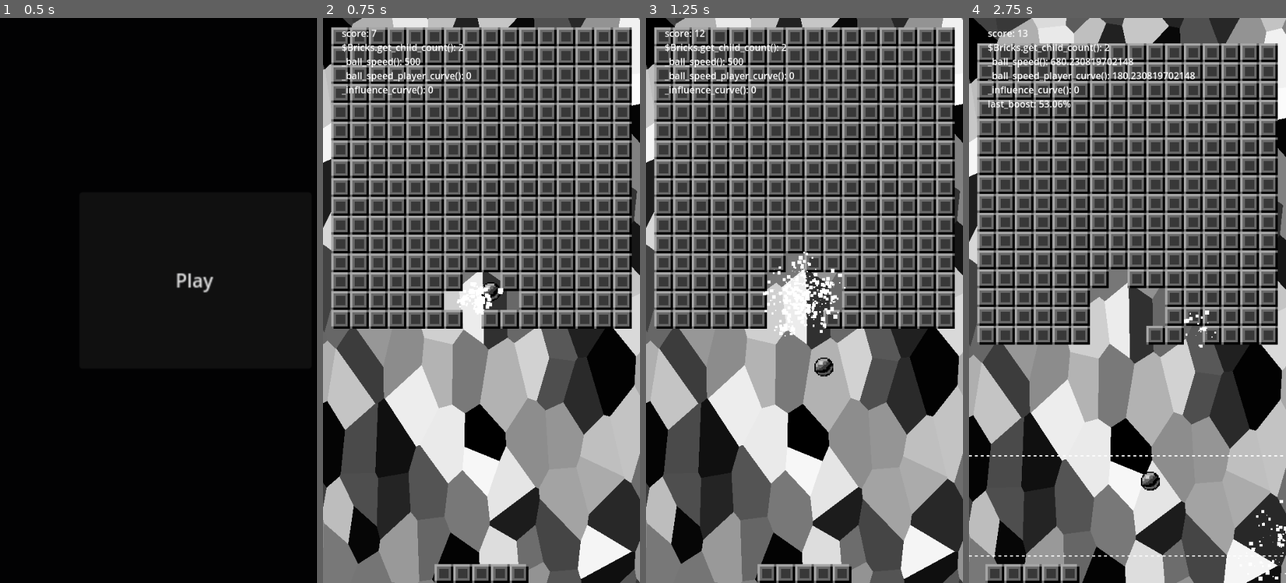
Above: before the commit, frames 1-4 (left to right).
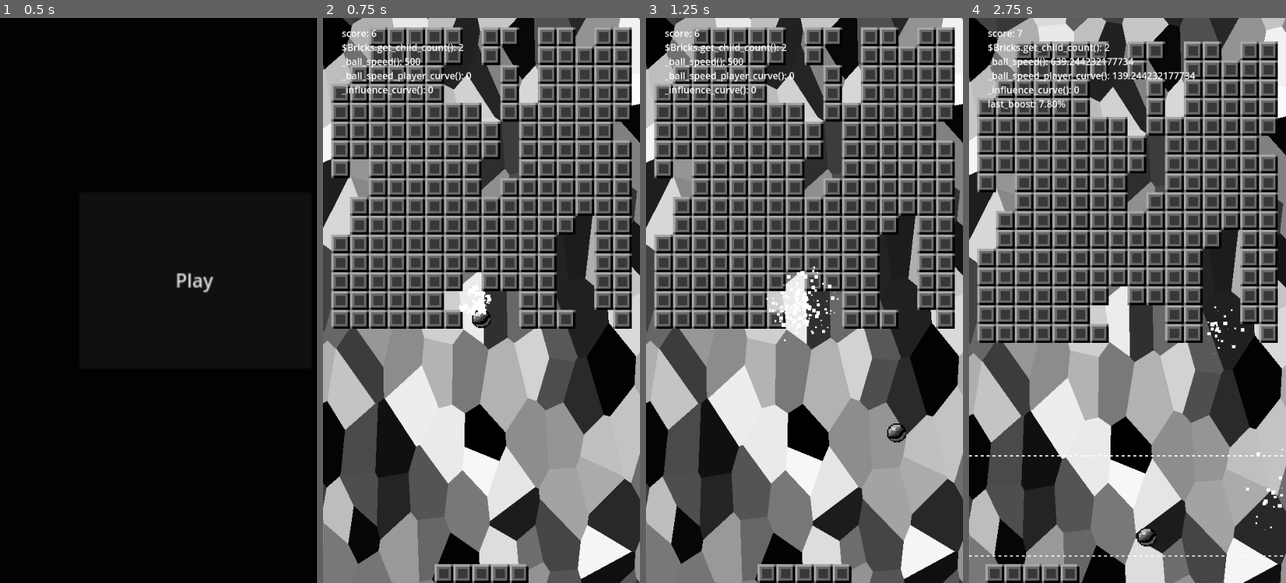
Above: after the commit, the same moments.

Repository: arunas-cesonis/pingpong2
Game: Godot game, scene res://main.tscn
The game is run twice, just before and just after one commit, with the same random seed, the same clock (stepped at 60 frames per second) and the same inputs.
Inputs:
- Up to frame 1 (0.5 s): no input
- Up to frame 2 (0.75 s): click "Play" at 0.5 s
- Up to frame 3 (1.25 s): no input
- Up to frame 4 (2.75 s): hold D (MoveRight) 1.28-2.03 s; tap F (Boost) at 1.35, 2.1 s; hold A (MoveLeft) from 2.03 s (still down)

Frame 1 is identical in both runs. In frame 2, 7.7% of the frame differs, in the area x 2-98%, y 1-55%; in frame 3, 8.7%; in frame 4, 26%, in the area x 0-100%, y 0-100%.

Commit message:
Generate bricks using voronoi texture

Diff:
--- a/bricks.gd
+++ b/bricks.gd
@@ -10,9 +10,11 @@
 var brick_rect := Rect2()
 var voronoi_scale := Vector2(10.0, 10.0)
 var voronoi_offset := Vector2(0.0, 0.0)
+var voronoi_image: Image = null
 
 @onready var container := $Container
 @onready var texture_polygon := $SubViewportContainer/SubViewport/Polygon2D
+@onready var texture_subviewport: SubViewport = $SubViewportContainer/SubViewport
 
 const SCROLL_TIME := 0.2
 const SCROLL_SPAWN_TIME := 1.0
@@ -20,29 +22,49 @@
 
 var scroll_amount := Vector2.ZERO
 
-func _init() -> void:
-	pass
+func _update_voronoi_parameters() -> void:
+	texture_polygon.material.set_shader_parameter("scale", voronoi_scale)
+	texture_polygon.material.set_shader_parameter("offset", voronoi_offset)
 
-func _create_brick(x: int, y: int) -> Brick:
+func _aspect() -> float:
+	var size := get_viewport_rect().size
+	return size.y / size.x
+
+func _regen_voronoi_image() -> void:
+	voronoi_image = texture_subviewport.get_texture().get_image()
+	var w := bricks_w
+	var h := ceili(_aspect() * w)
+	voronoi_image.resize(w, h, Image.INTERPOLATE_NEAREST)
+
+func _brick_position(x: int, y: int) -> Vector2:
 	var bricks_width := bricks_w * brick_rect.size.x
 	var center := Vector2(get_viewport_rect().size.x * 0.5 - bricks_width * 0.5, top_offset)
+	return brick_rect.size * Vector2(x, y) - brick_rect.position + center
+
+func _create_brick(p: Vector2) -> Brick:
 	var brick: Brick = BrickTscn.instantiate()
 	brick.initial_health = 1;
-	brick.position = brick_rect.size * Vector2(x, y) - brick_rect.position + center
+	brick.position = p
 	return brick
 
-func _create_bricks() -> void:
+func _add_brick_checked(x: int, y: int) -> void:
+	var pixel = voronoi_image.get_pixel(x, y)
+	if (pixel.r + pixel.g + pixel.b) / 3.0 > 0.2:
+		var p := _brick_position(x, y)
+		var b := _create_brick(p)
+		container.add_child(b)
+
+func _ready_create_bricks() -> void:
 	var brick: Brick = BrickTscn.instantiate()
 	brick_rect = brick.get_rect()
 	brick.queue_free()
 	scroll_amount = Vector2(0.0, brick_rect.size.y)
 	for y in range(bricks_h):
 		for x in range(bricks_w):
-			var pixel := Color.WHITE
-			if pixel != Color.BLACK:
-				container.add_child(_create_brick(x, y))
+			_add_brick_checked(x, y)
 
 func _scroll_interval() -> void:
+	_regen_voronoi_image()
 	var offset_y := -voronoi_scale.y * (brick_rect.size.y / get_viewport_rect().size.y)
 	create_tween().tween_property(self, "voronoi_offset", Vector2(0.0, offset_y), SCROLL_TIME).as_relative()
 	for child in container.get_children():
@@ -55,15 +77,16 @@
 		if not is_inside_tree():
 			break
 		await get_tree().create_timer(time_per_brick, false, true).timeout
-		container.add_child(_create_brick(x, 0))
+		_add_brick_checked(x, 0)
 
 func _ready() -> void:
-	_create_bricks()
+	await RenderingServer.frame_post_draw
+	_regen_voronoi_image()
+	_ready_create_bricks()
 	var tw := get_tree().create_tween()
 	tw.tween_interval(SCROLL_WAIT)
 	tw.tween_callback(_scroll_interval)
 	tw.set_loops()
 
 func _process(_delta: float) -> void:
-	texture_polygon.material.set_shader_parameter("scale", voronoi_scale)
-	texture_polygon.material.set_shader_parameter("offset", voronoi_offset)
+	_update_voronoi_parameters()
